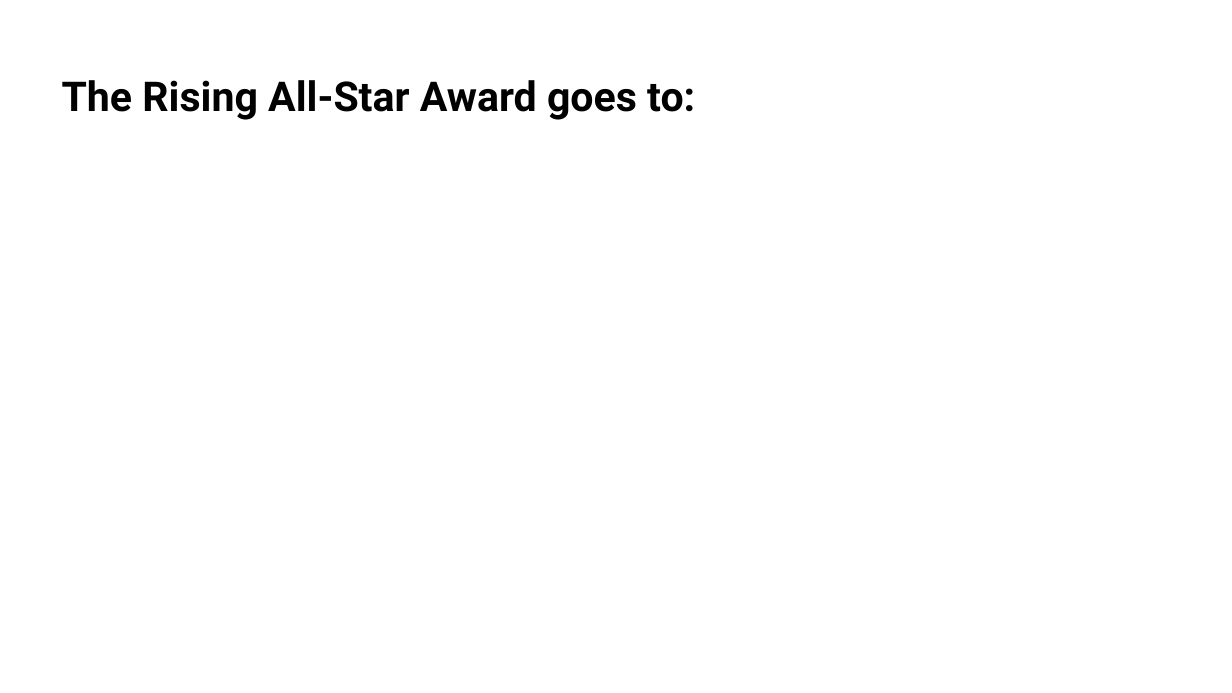
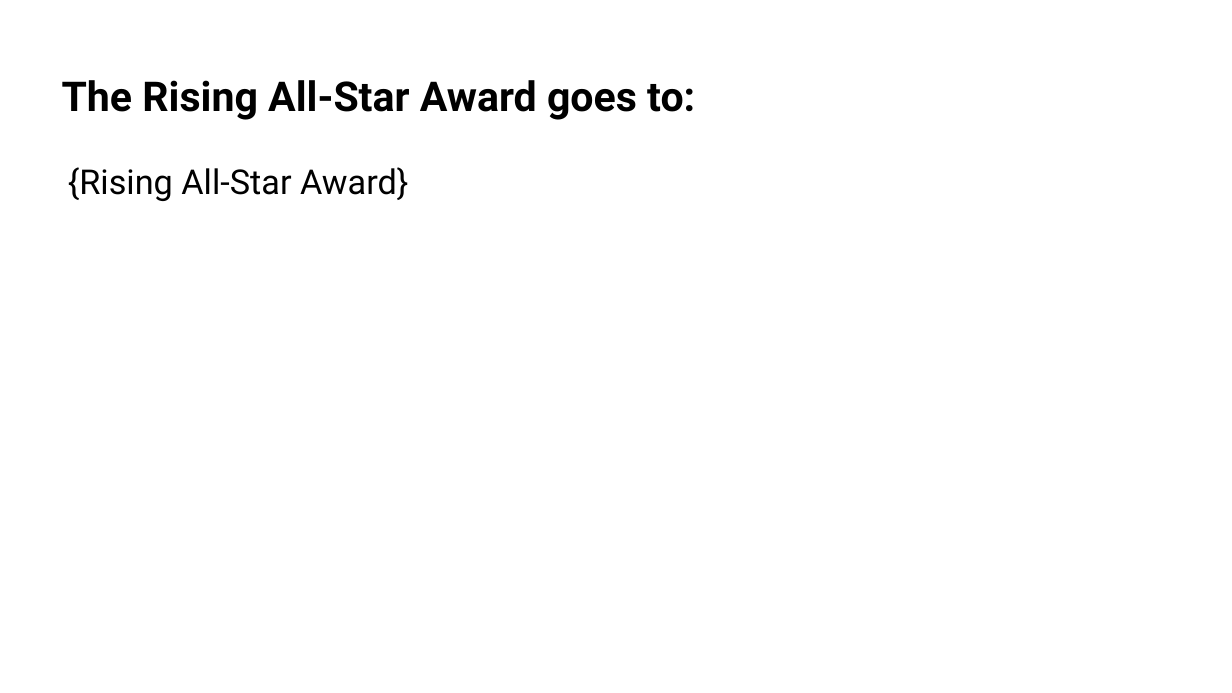
Before and after one commit to bpmerkel/FLLSlides, a slide deck: slide 33 of Api/Templates/Awards Ceremony.pptx. Drawn at 1232x693 pixels with LibreOffice and Linux fonts; fonts in the diff are those of the drawing; background and template pictures are left out. Boxes give left, top, right and bottom in pixels: in the first picture for what was removed or moved away, otherwise in the second. Text is boxed around its words. In the diff, an @@ line names an element or a change of style, - is before the commit and + after.

```diff
--- a/Api/Templates/Awards Ceremony.pptx
+++ b/Api/Templates/Awards Ceremony.pptx
@@ text added at (68,167,408,201), 20 pt, text #000000 @@
+{Rising All-Star Award}
```
Also in this commit, not shown: 12 other slides changed, 4 other files.
